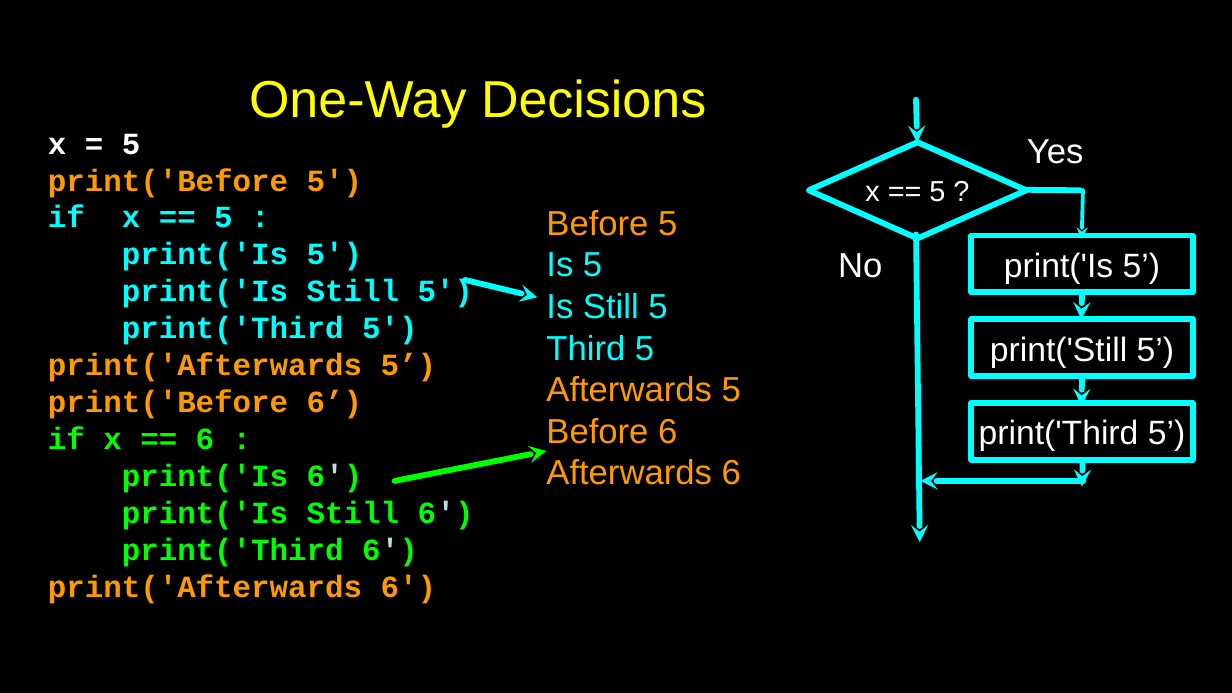
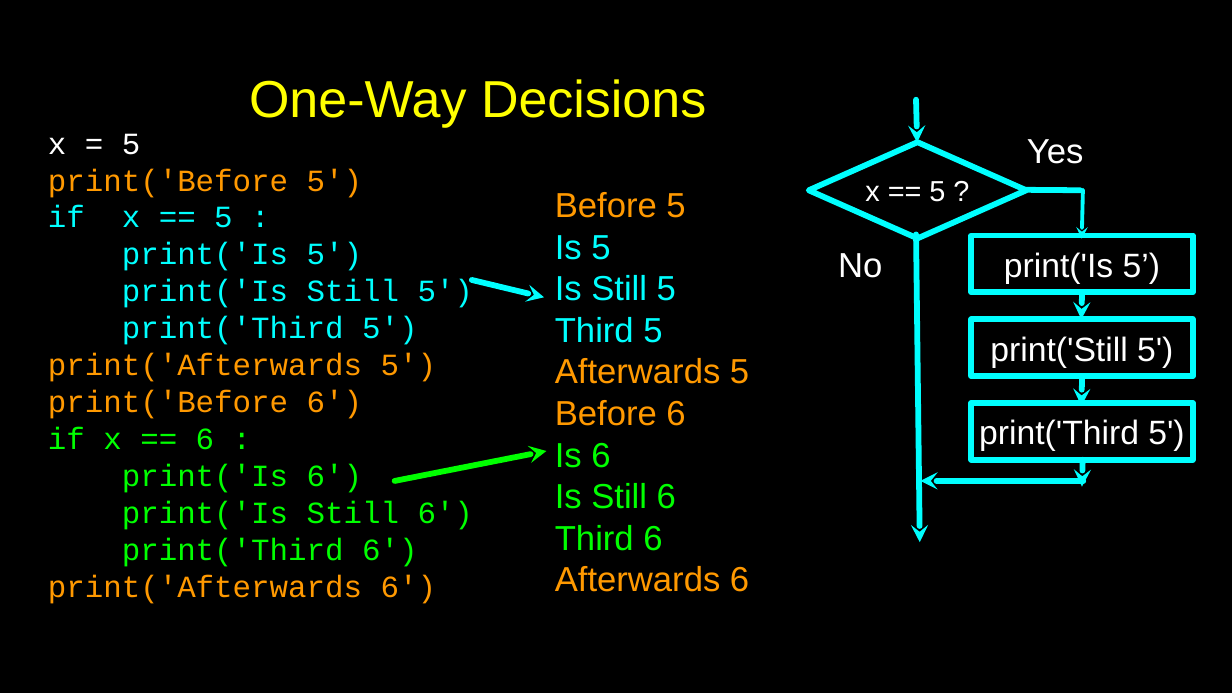
Before and after one commit to csev/py4e, a slide deck: slide 5 of lectures3/Pythonlearn-03-Conditional.pptx. Drawn at 1232x693 pixels with LibreOffice and Linux fonts; fonts in the diff are those of the drawing. Boxes give left, top, right and bottom in pixels: in the first picture for what was removed or moved away, otherwise in the second. Text is boxed around its words. In the diff, an @@ line names an element or a change of style, - is before the commit and + after.

```diff
--- a/lectures3/Pythonlearn-03-Conditional.pptx
+++ b/lectures3/Pythonlearn-03-Conditional.pptx
@@ text at (48,133,473,604): bold off in "x = 5", "print('Before 5')", "if x == 5 :", "print('Is 5')" and 7 more places; text colour #BBE0E3 to #00FF00 in "6')", "6')", "6')" @@
@@ text "Before 5": place and size @@
-text "Before 5" at (546,210,741,485)
+text "Before 5" at (555,192,749,592)
@@ arrow moved from (537, 297) - (465, 280) to (544, 297) - (472, 280) @@
@@ text at (48,353,436,419): text changed; bold off @@
-print('Afterwards 5’)
-print('Before 6’)
+print('Afterwards 5')
+print('Before 6')
@@ text at (555,442,676,551): paragraphs added @@
+Is 6
+Is Still 6
+Third 6
```
Also in this commit, not shown: 21 other slides changed, 4 other files.
